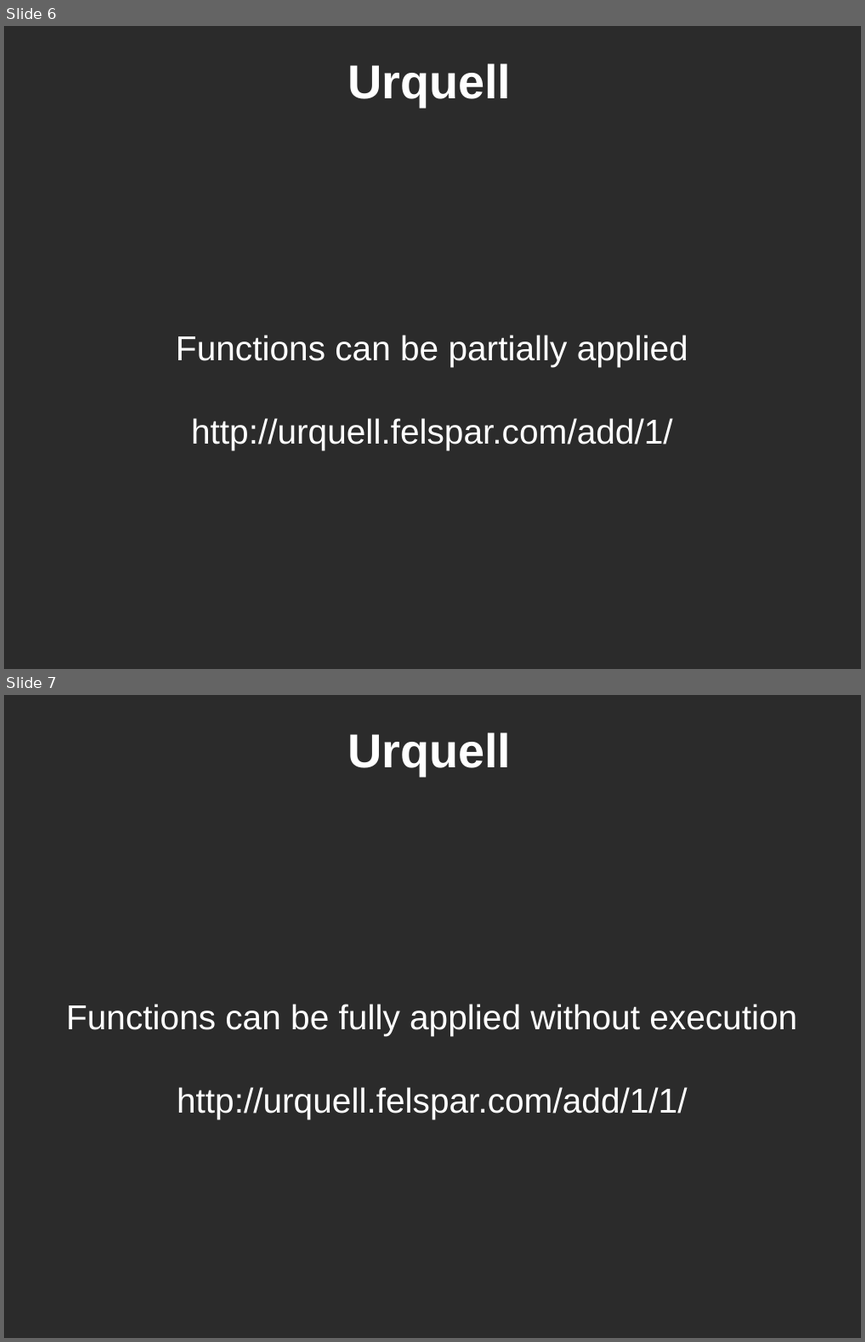
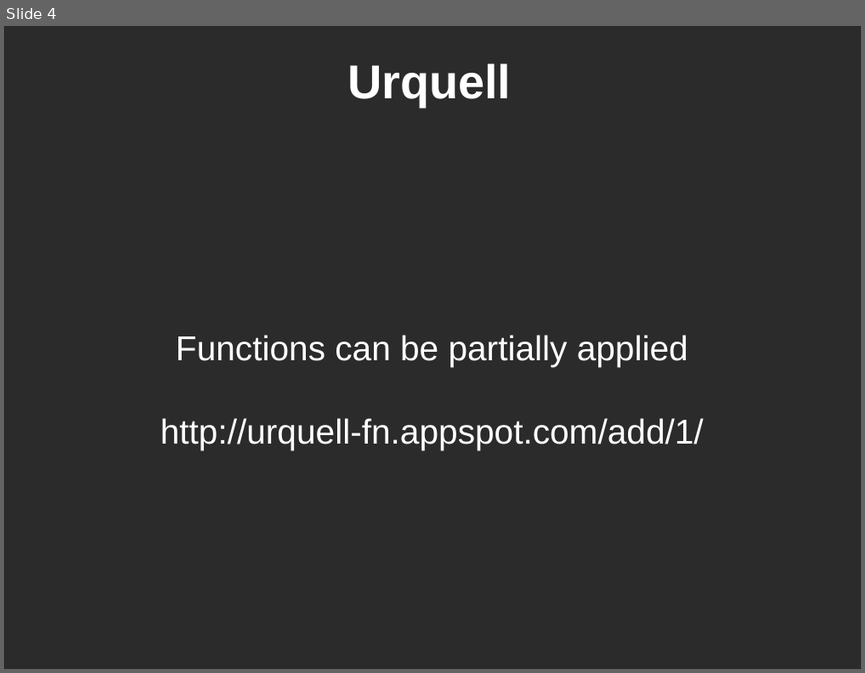
Before and after one commit to KayEss/urquell, a slide deck: Documentation/Introduction to Urquell.odp. Shown one above the other, each under a label of ours: slides 6 and 7 before the commit, slide 4 after it. The pictures are 865x1342 and 865x673 pixels, drawn with LibreOffice and Linux fonts; fonts in the diff are those of the drawing; background and template pictures are left out; a plain dark background stands for a picture behind light text. Boxes give left, top, right and bottom in pixels: in the first picture for what was removed or moved away, otherwise in the second. Text is boxed around its words. In the diff, an @@ line names an element or a change of style, - is before the commit and + after.

Commit message:
Updated the slides to reflect what Urquell can actually do right now.

```diff
--- a/Documentation/Introduction to Urquell.odp
+++ b/Documentation/Introduction to Urquell.odp
@@ slide 7 removed at <box>4,695,861,1338</box>, background picture (left out) @@
@@ title removed at <box>347,732,511,776</box> @@
-Urquell
@@ subtitle removed at <box>66,1004,797,1119</box> @@
-Functions can be fully applied without execution
-http://urquell.felspar.com/add/1/1/
@@ what was slide 6 is now slide 4 @@
@@ slide 4 changed as well @@
@@ subtitle at <box>160,418,704,450</box>: text changed @@
-http://urquell.felspar.com/add/1/
+http://urquell-fn.appspot.com/add/1/
```
Also in this commit, not shown: 4 other slides changed, 5 other slides removed.
